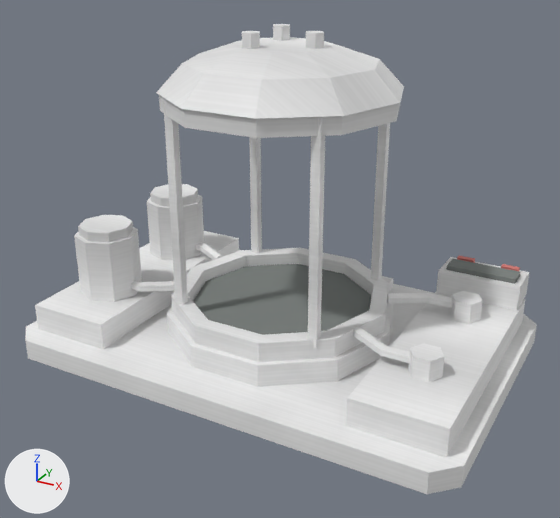
A saved change to the OBJ model Models/mech_gestator.obj.
One viewpoint serves both versions: a camera (50 mm lens) standing at (2.12, -3.89, 2.54) and looking at (0.06, -0.13, 0.66). Every picture has the same lights, and +X, +Y and +Z are marked at lower left. The first picture is the older version. Where no turn or scale is listed for an object, it has been applied to the vertices.

Names of what the first picture shows: 'mech_gestator'.
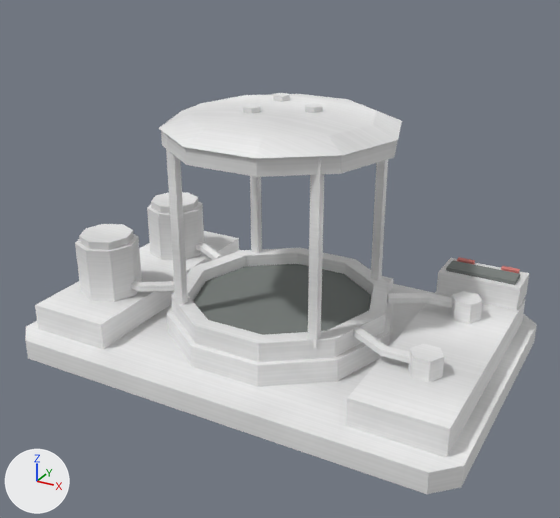
Where the change shows, as pixel boxes [x1, y1, x2, y2] in the pictures (560 x 518 px; the box of a moved part takes in the faces that stretch with it):
'mech_gestator', reshaped (15% shorter): before [25, 24, 537, 494]; after [25, 93, 537, 494]
part 1 of me_mech_gestator, moved or reshaped: before [159, 95, 401, 138]; after [161, 131, 398, 177]
part 2 of me_mech_gestator, moved or reshaped: before [156, 37, 404, 119]; after [159, 94, 402, 158]
part 3 of me_mech_gestator, moved or reshaped: before [306, 31, 324, 49]; after [305, 104, 322, 113]
part 4 of me_mech_gestator, moved or reshaped: before [273, 24, 290, 41]; after [273, 93, 290, 102]
part 5 of me_mech_gestator, moved or reshaped: before [242, 31, 260, 49]; after [243, 104, 260, 114]
part 6 of me_mech_gestator, moved or reshaped: before [78, 215, 133, 242]; after [79, 224, 134, 250]
part 7 of me_mech_gestator, moved or reshaped: before [150, 184, 198, 206]; after [151, 192, 198, 213]
part 8 of me_mech_gestator, moved or reshaped: before [163, 98, 390, 348]; after [165, 134, 388, 348]
part 9 of me_mech_gestator, moved or reshaped: before [74, 195, 204, 302]; after [75, 201, 204, 302]

Patch to the scene script:
```diff
--- a/Models/mech_gestator.obj.py
+++ b/Models/mech_gestator.obj.py
@@ me_mech_gestator @@
 # used by ob_mech_gestator; location = (0.0, 0.0, 0.0)
 # before: 250 (-0.88, -0.37, 0.7) at pixel (131, 238), 251 (-0.94, -0.23, 0.7) at pixel (137, 229), 252 (-1.08, -0.17, 0.7), 253 (-1.22, -0.23, 0.7), 254 (-1.28, -0.37, 0.7)
 # before: 255 (-1.22, -0.51, 0.7) at pixel (74, 235), 256 (-1.08, -0.57, 0.7) at pixel (84, 242), 257 (-0.94, -0.51, 0.7) at pixel (108, 243), 300 (-0.88, 0.37, 0.7) at pixel (197, 203), 301 (-0.94, 0.51, 0.7) at pixel (202, 196)
 # before: 302 (-1.08, 0.57, 0.7), 303 (-1.22, 0.51, 0.7), 304 (-1.28, 0.37, 0.7), 305 (-1.22, 0.23, 0.7) at pixel (146, 201), 306 (-1.08, 0.17, 0.7) at pixel (157, 207)
 # before: 307 (-0.94, 0.23, 0.7)
-me_mech_gestator.from_pydata(...)  # 450 vertices, 788 faces; spans x -1.44..1.44, y -0.94..0.94, z 0.0..1.98
+me_mech_gestator.from_pydata(...)  # 450 vertices, 788 faces; spans x -1.44..1.44, y -0.94..0.94, z 0.0..1.58
+# me_mech_gestator part 1: the loose piece of 40 vertices spanning x -0.69..0.69, y -0.66..0.66, z 1.55..1.66 is moved by (0.0, 0.0, -0.2)
+# me_mech_gestator part 2: the loose piece of 30 vertices spanning x -0.71..0.71, y -0.68..0.68, z 1.65..1.9 is scaled about its middle by (1, 1, 0.4), then moved by (0.0, 0.0, -0.27)
+# me_mech_gestator part 3: the loose piece of 12 vertices spanning x 0.14..0.25, y -0.05..0.05, z 1.89..1.98 is moved by (0.0, 0.0, -0.4)
+# me_mech_gestator part 4: the loose piece of 12 vertices spanning x -0.16..-0.05, y 0.13..0.22, z 1.89..1.98 is moved by (0.0, 0.0, -0.4)
+# me_mech_gestator part 5: the loose piece of 12 vertices spanning x -0.16..-0.05, y -0.22..-0.13, z 1.89..1.98 is moved by (0.0, 0.0, -0.4)
+# me_mech_gestator part 6: the loose piece of 16 vertices spanning x -1.25..-0.91, y -0.54..-0.2, z 0.7..0.76 is moved by (0.0, 0.0, -0.06)
+# me_mech_gestator part 7: the loose piece of 16 vertices spanning x -1.25..-0.91, y 0.2..0.54, z 0.7..0.76 is moved by (0.0, 0.0, -0.06)
+# me_mech_gestator part 8: all 16 vertices in x -0.48..0.48, y -0.48..0.48, z 1.65 are moved by (0.0, 0.0, -0.2)
+# me_mech_gestator part 9
+for i in [*range(250, 258), *range(300, 308)]: me_mech_gestator.vertices[i].co += Vector((0.0, 0.0, -0.05))
+# other edits to the shape of me_mech_gestator do not show in these pictures
 me_mech_gestator.materials.append(mat_mech_prod_trim)
```
